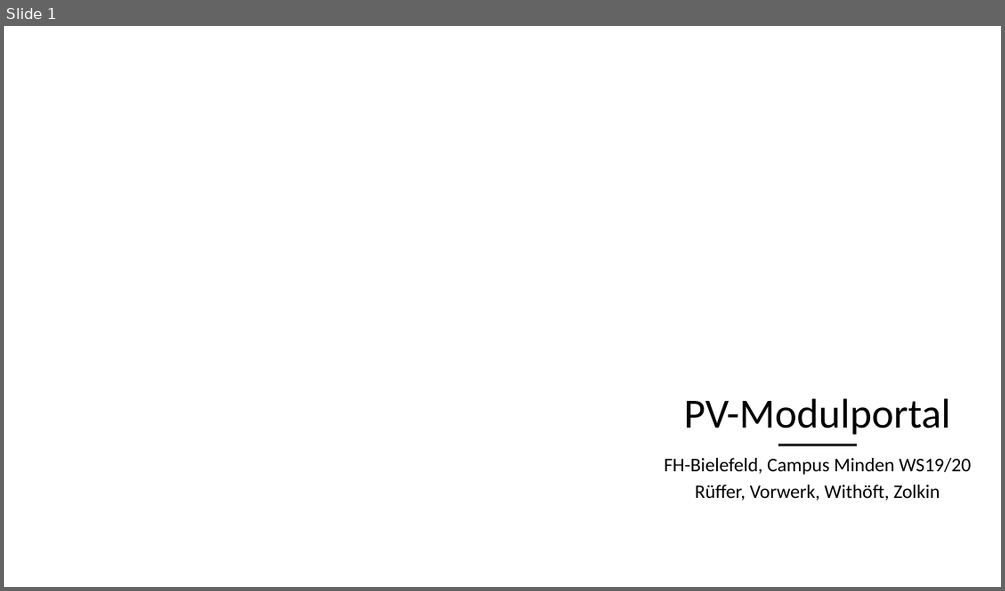
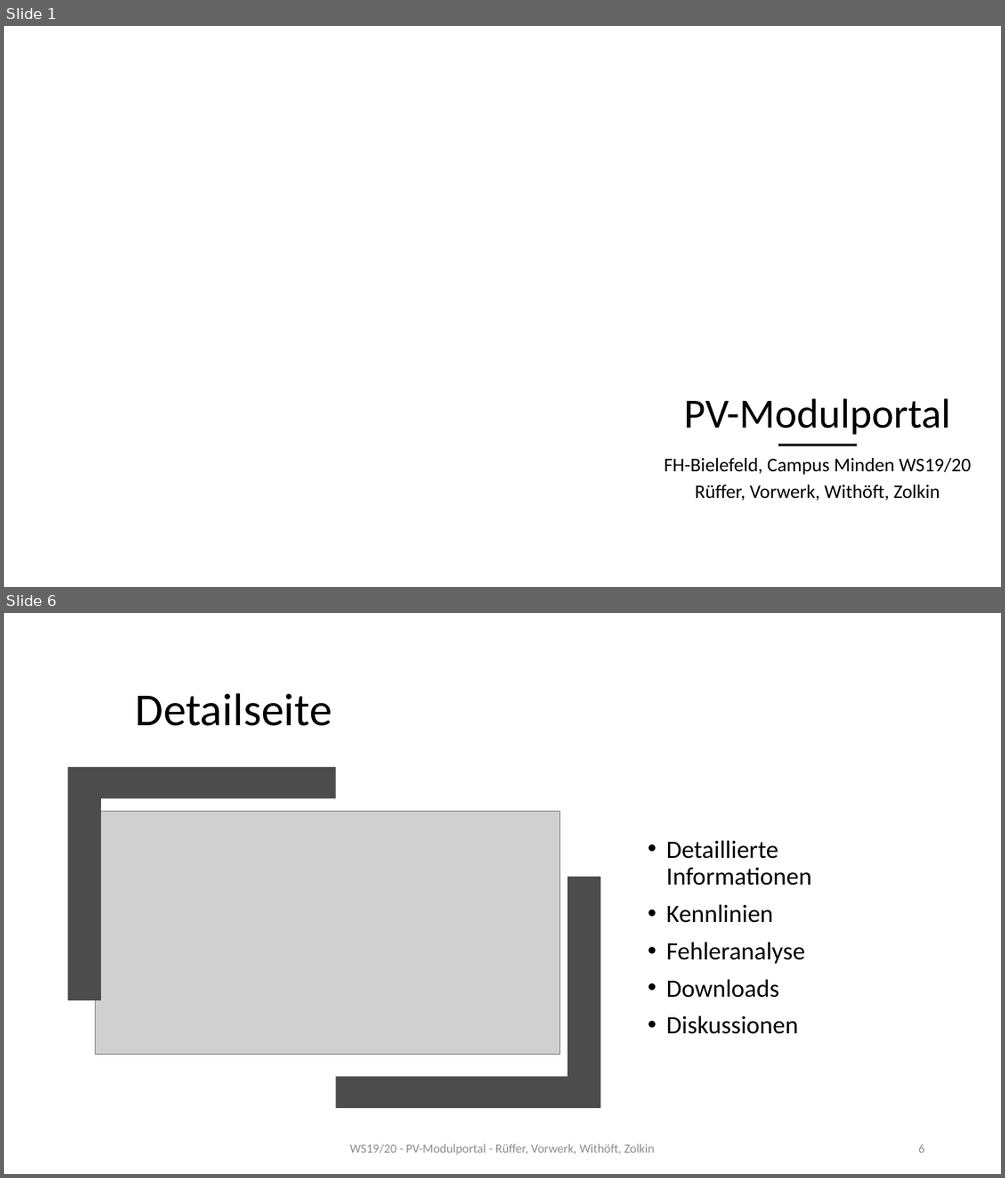
Before and after one commit to mwithoeft/Webengineering, a slide deck: docs/Seminarvortrag.pptx. Shown one above the other, each under a label of ours: slide 1 before the commit, slides 1 and 6 after it; the slides between them are not shown. The pictures are 1005x591 and 1005x1178 pixels, drawn with LibreOffice and Linux fonts; fonts in the diff are those of the drawing; grey boxes stand for pictures; background and template pictures are left out. Boxes give left, top, right and bottom in pixels: in the first picture for what was removed or moved away, otherwise in the second. Text is boxed around its words. In the diff, an @@ line names an element or a change of style, - is before the commit and + after.

```diff
--- a/docs/Seminarvortrag.pptx
+++ b/docs/Seminarvortrag.pptx
@@ slide 6 added at bbox=[4, 613, 1001, 1174], background #FFFFFF @@
@@ title added at bbox=[135, 693, 332, 726], 44 pt, text #000000 @@
+Detailseite
@@ freeform shape added at bbox=[67, 767, 335, 1000], fill #4C4C4C @@
@@ picture added at bbox=[96, 811, 560, 1054] @@
@@ text added at bbox=[666, 840, 811, 1034], 24 pt, text #000000 @@
+• Detaillierte Informationen
+• Kennlinien
+• Fehleranalyse
+• Downloads
+• Diskussionen
@@ freeform shape added at bbox=[336, 876, 601, 1107], fill #4C4C4C @@
@@ text added at bbox=[350, 1143, 655, 1154], 12 pt, text #8C8C8C @@
+WS19/20 - PV-Modulportal - Rüffer, Vorwerk, Withöft, Zolkin
@@ page number added at bbox=[918, 1144, 924, 1152], 12 pt, text #8C8C8C @@
+6
```
Also in this commit, not shown: 1 slide changed, 3 other slides added.
